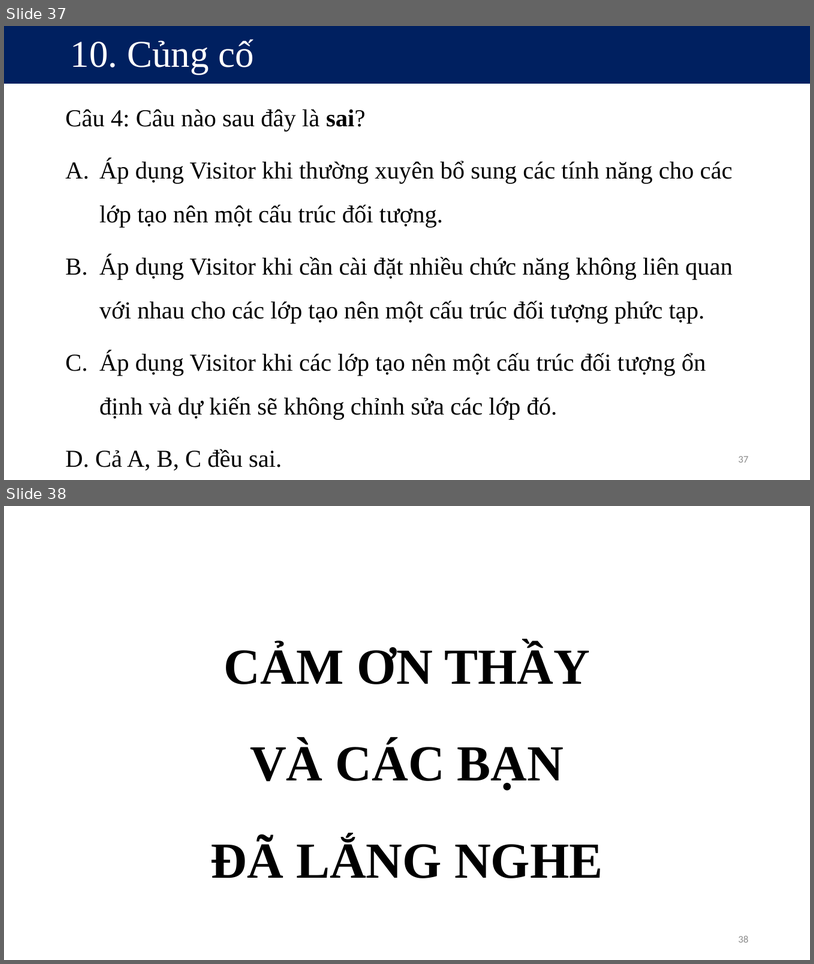
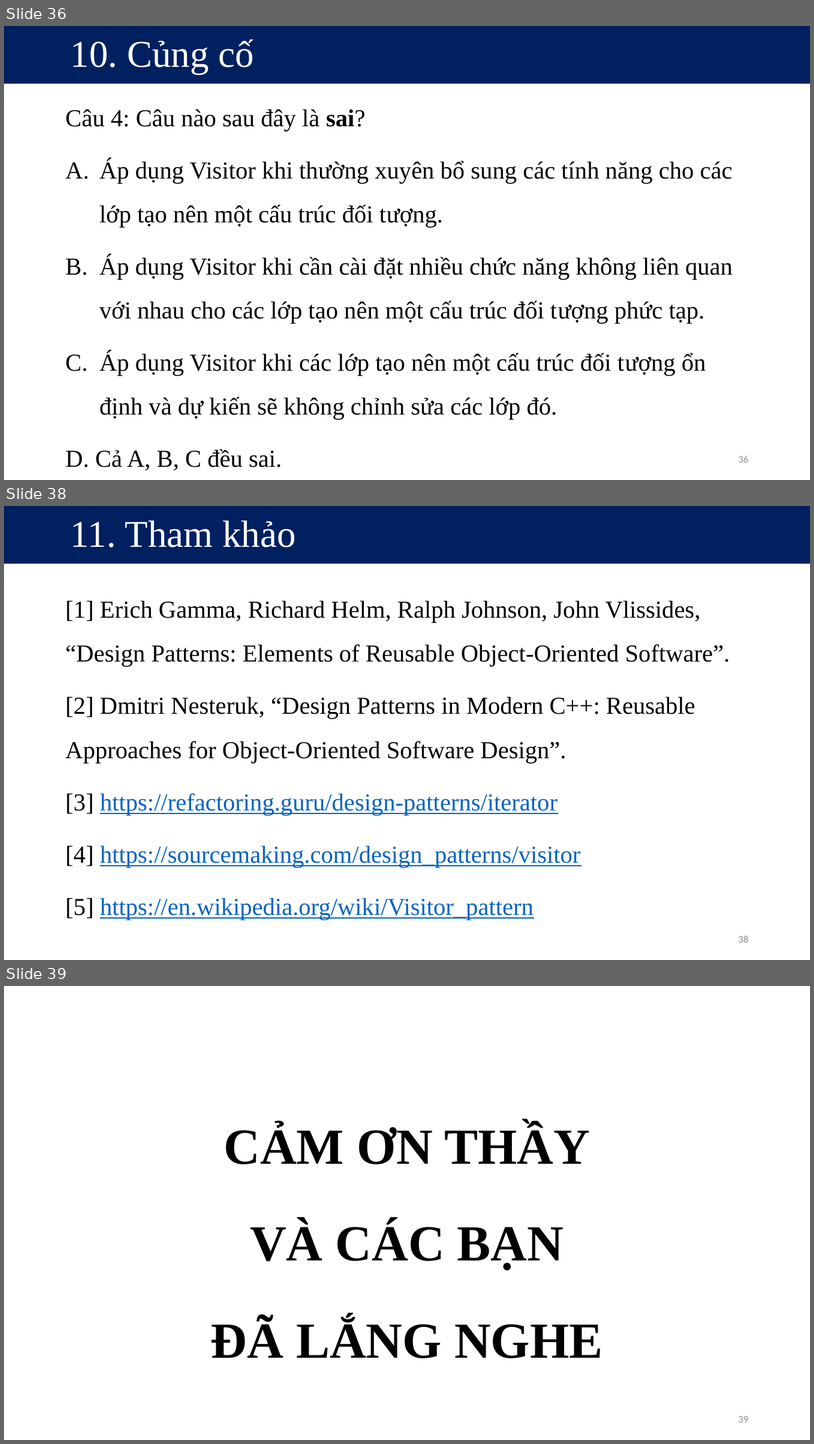
Before and after one commit to kieuconghau/lthdt-18clc1-09, a slide deck: Design Patterns/Design Patterns [Official]/Visitor/Visitor Design Pattern [Official].pptx. Shown one above the other, each under a label of ours: slides 37 and 38 before the commit, slides 36, 38 and 39 after it; the slides between them are not shown. The pictures are 814x964 and 814x1444 pixels, drawn with LibreOffice and Linux fonts; fonts in the diff are those of the drawing. Boxes give left, top, right and bottom in pixels: in the first picture for what was removed or moved away, otherwise in the second. Text is boxed around its words. In the diff, an @@ line names an element or a change of style, - is before the commit and + after.

Commit message:
Visitor: Update

```diff
--- a/Design Patterns/Design Patterns [Official]/Visitor/Visitor Design Pattern [Official].pptx
+++ b/Design Patterns/Design Patterns [Official]/Visitor/Visitor Design Pattern [Official].pptx
@@ slide 38 added at (4, 506, 810, 960), background #FFFFFF @@
@@ title added at (4, 506, 810, 564), fill #002060, 45 pt, text #FFFFFF @@
+11. Tham khảo
@@ text added at (65, 600, 731, 919), 29 pt, text #000000 @@
+[1] Erich Gamma, Richard Helm, Ralph Johnson, John Vlissides, “Design Patterns: Elements of Reusable Object-Oriented Software”.
+[2] Dmitri Nesteruk, “Design Patterns in Modern C++: Reusable Approaches for Object-Oriented Software Design”.
+[3] https://refactoring.guru/design-patterns/iterator
+[4] https://sourcemaking.com/design_patterns/visitor
+[5] https://en.wikipedia.org/wiki/Visitor_pattern
@@ page number added at (738, 935, 749, 942), 12 pt, text #8C8C8C @@
+38
@@ what was slide 37 is now slide 36 @@
@@ page number at (738, 456, 749, 462): text changed @@
-37
+36
@@ what was slide 38 is now slide 39 @@
@@ page number at (738, 1416, 749, 1422): text changed @@
-38
+39
```
Also in this commit, not shown: 4 slides changed, 1 other slide added, 1 slide removed, 5 other files.
